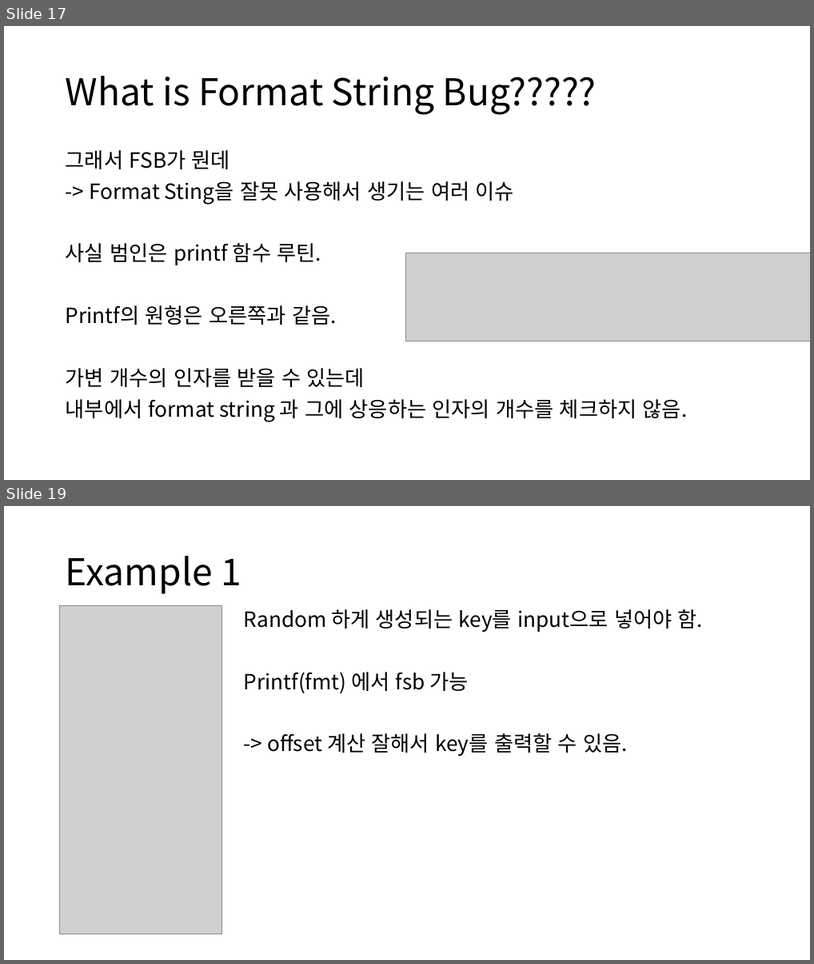
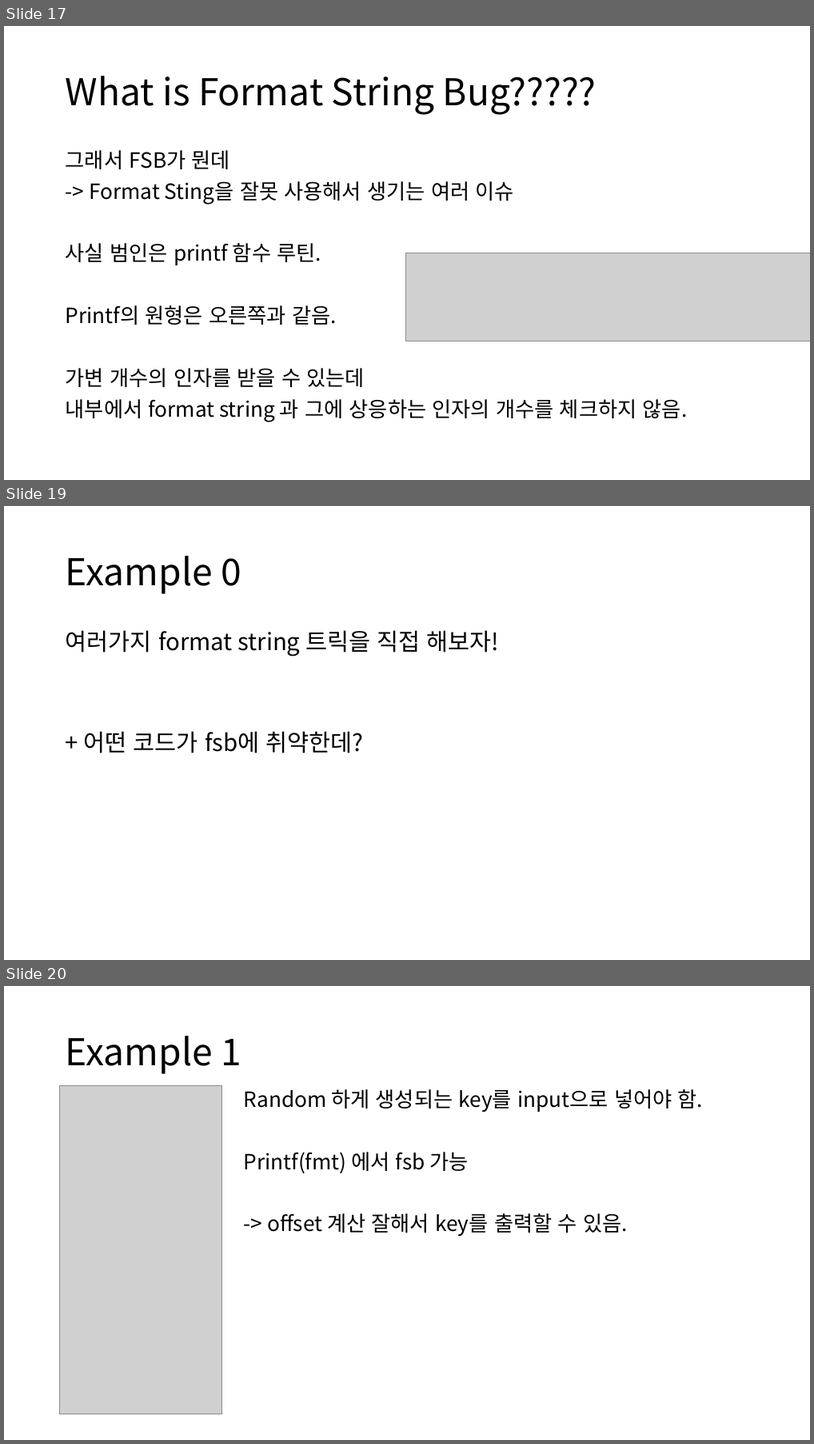
Before and after one commit to more-kohii/Cykor_seminar, a slide deck: ROP_FSB.pptx. Shown one above the other, each under a label of ours: slides 17 and 19 before the commit, slides 17, 19 and 20 after it; the slides between them are not shown. The pictures are 814x964 and 814x1444 pixels, drawn with LibreOffice and Linux fonts; fonts in the diff are those of the drawing; grey boxes stand for pictures. Boxes give left, top, right and bottom in pixels: in the first picture for what was removed or moved away, otherwise in the second. Text is boxed around its words. In the diff, an @@ line names an element or a change of style, - is before the commit and + after.

```diff
--- a/ROP_FSB.pptx
+++ b/ROP_FSB.pptx
@@ slide 19 added at (4, 506, 810, 960), background #FFFFFF @@
@@ title added at (66, 556, 242, 594), 44 pt, text #000000 @@
+Example 0
@@ text added at (66, 630, 500, 753), 28 pt, text #000000 @@
+여러가지 format string 트릭을 직접 해보자!
++ 어떤 코드가 fsb에 취약한데?
@@ what was slide 19 is now slide 20 @@
```
Also in this commit, not shown: 1 slide changed, 5 other files.
